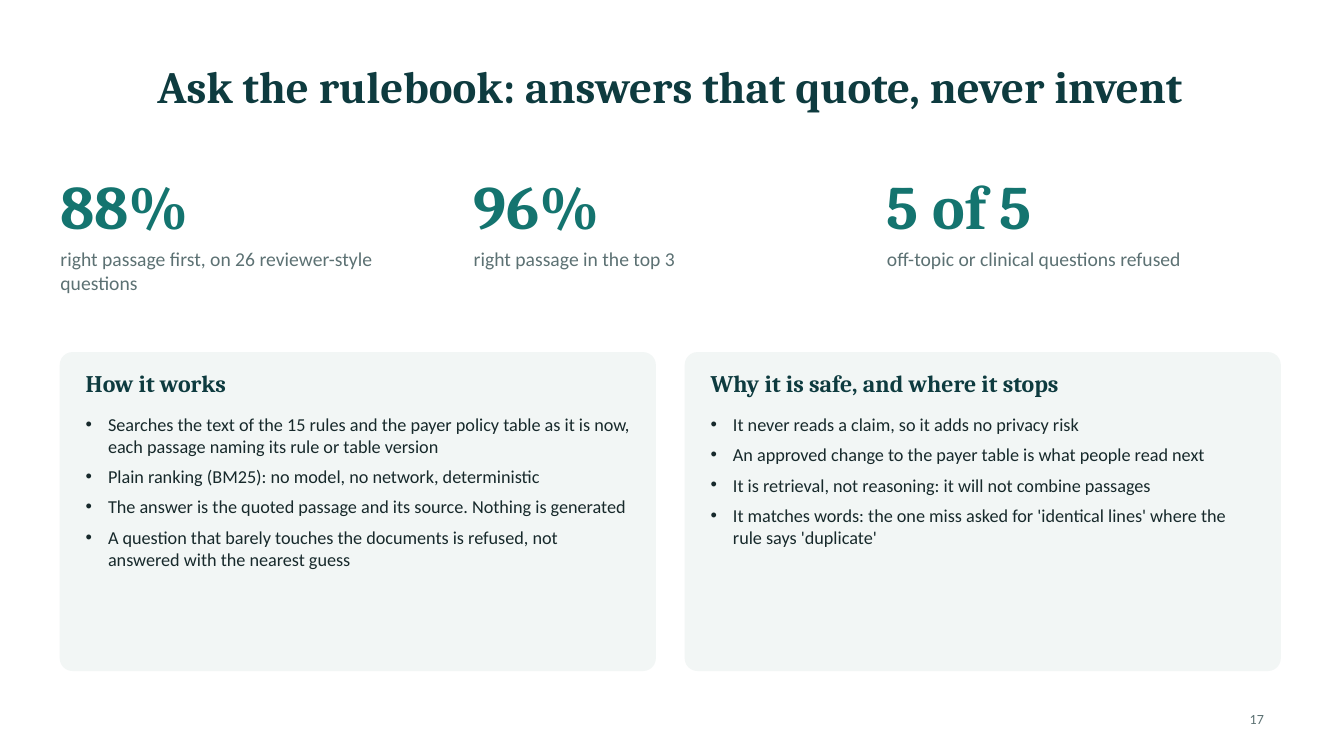
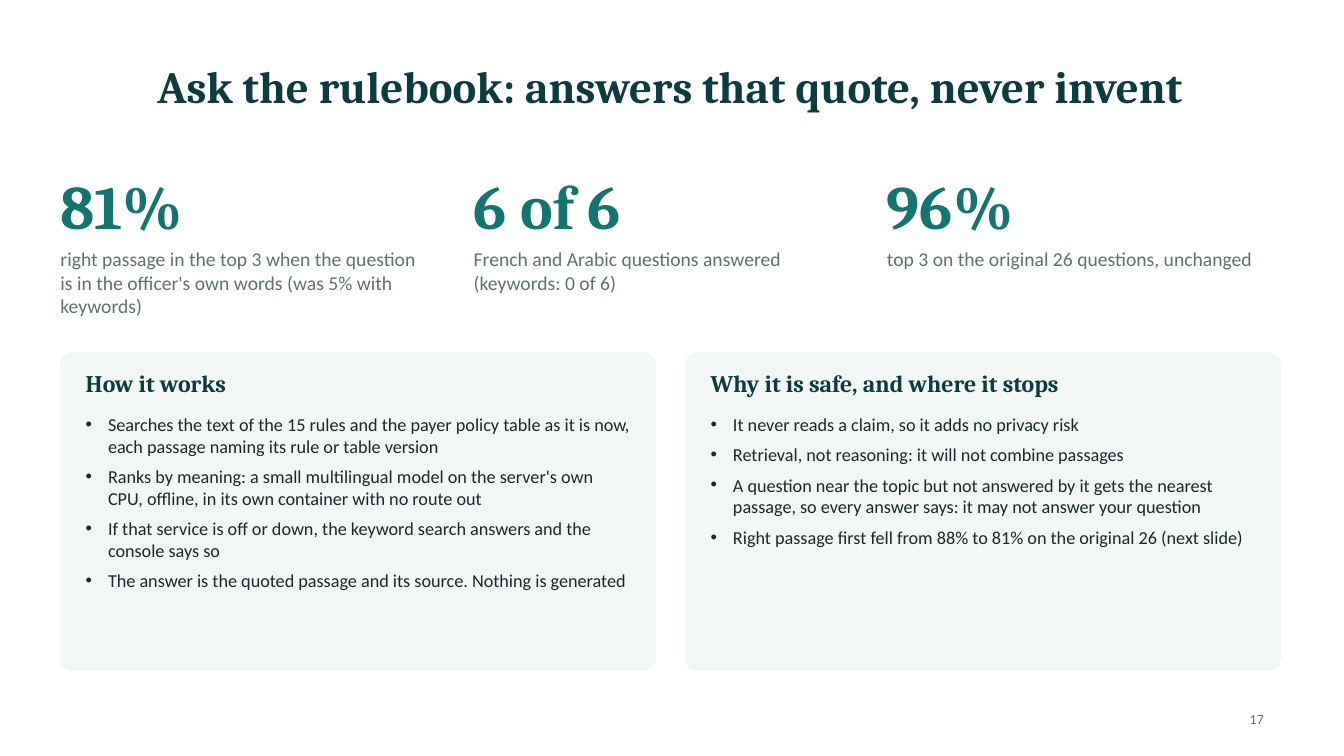
Before and after one commit to PublisherX02/Claim_Guard, a slide deck: slide 17 of docs/presentation/ClaimGuard_Mentor_Session.pptx. Drawn at 1344x756 pixels with LibreOffice and Linux fonts; fonts in the diff are those of the drawing. Boxes give left, top, right and bottom in pixels: in the first picture for what was removed or moved away, otherwise in the second. Text is boxed around its words. In the diff, an @@ line names an element or a change of style, - is before the commit and + after.

```diff
--- a/docs/presentation/ClaimGuard_Mentor_Session.pptx
+++ b/docs/presentation/ClaimGuard_Mentor_Session.pptx
@@ text at (60, 187, 183, 231): text changed @@
-88%
+81%
@@ text at (474, 185, 620, 230): text changed @@
-96%
+6 of 6
@@ text at (887, 187, 1013, 231): text changed @@
-5 of 5
+96%
@@ text at (60, 252, 415, 316): text changed @@
-right passage first, on 26 reviewer-style questions
+right passage in the top 3 when the question is in the officer's own words (was 5% with keywords)
@@ text at (474, 252, 781, 293): text changed @@
-right passage in the top 3
+French and Arabic questions answered (keywords: 0 of 6)
@@ text at (887, 252, 1252, 270): text changed @@
-off-topic or clinical questions refused
+top 3 on the original 26 questions, unchanged
@@ text at (108, 470, 593, 560): text changed @@
-• Plain ranking (BM25): no model, no network, deterministic
+• Ranks by meaning: a small multilingual model on the server's own CPU, offline, in its own container with no route out
+• If that service is off or down, the keyword search answers and the console says so
@@ text at (733, 479, 1243, 547): text changed @@
-• An approved change to the payer table is what people read next
-• It is retrieval, not reasoning: it will not combine passages
-• It matches words: the one miss asked for 'identical lines' where the rule says 'duplicate'
+• Retrieval, not reasoning: it will not combine passages
+• A question near the topic but not answered by it gets the nearest passage, so every answer says: it may not answer your question
+• Right passage first fell from 88% to 81% on the original 26 (next slide)
@@ text at (108, 531, 558, 569): paragraph removed @@
-• A question that barely touches the documents is refused, not answered with the nearest guess
```
Also in this commit, not shown: 5 other slides changed, 1 slide added, 2 other files.
